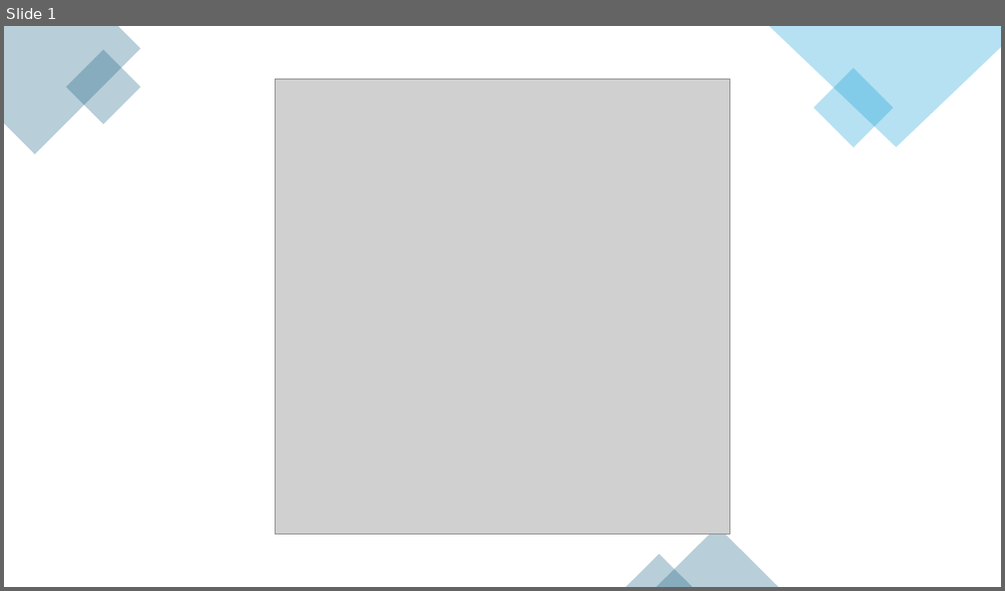
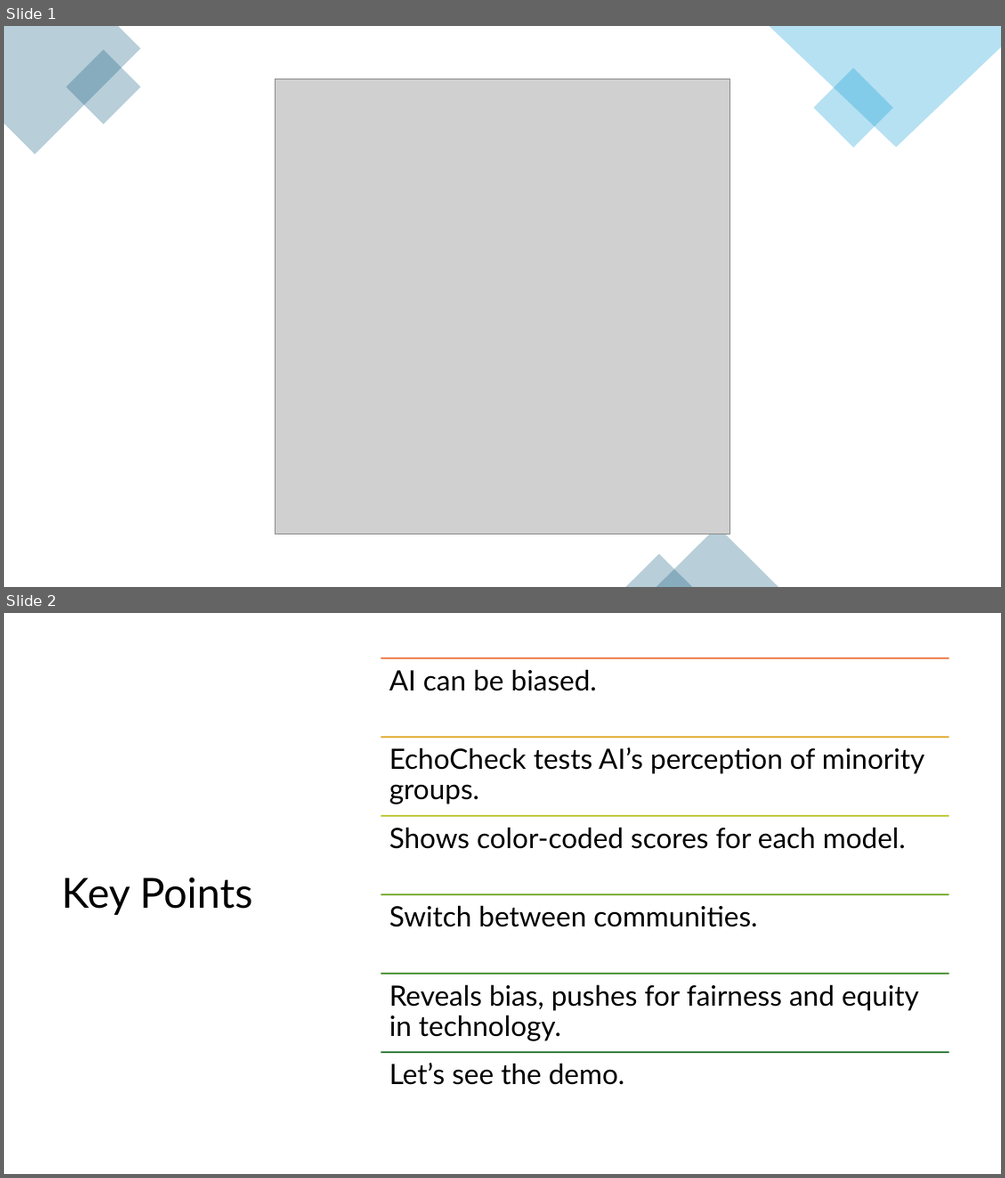
Before and after one commit to youneshima/EchoCheck-LLM-bias, a slide deck: EchoCheckPresentation.pptx. Shown one above the other, each under a label of ours: slide 1 before the commit, slides 1 and 2 after it. The pictures are 1005x591 and 1005x1178 pixels, drawn with LibreOffice and Linux fonts; fonts in the diff are those of the drawing; grey boxes stand for pictures. Boxes give left, top, right and bottom in pixels: in the first picture for what was removed or moved away, otherwise in the second. Text is boxed around its words. In the diff, an @@ line names an element or a change of style, - is before the commit and + after.

Commit message:
redep2

```diff
--- a/EchoCheckPresentation.pptx
+++ b/EchoCheckPresentation.pptx
@@ slide 2 added at (4,613,1001,1174), background #FFFFFF @@
@@ title added at (62,877,253,915), 40 pt, text #000000 @@
+Key Points
@@ group added at (380,657,949,1085): 6 lines, 6 texts @@
+AI can be biased.
+EchoCheck tests AI’s perception of minority groups.
+Shows color-coded scores for each model.
+Switch between communities.
+Reveals bias, pushes for fairness and equity in technology.
+Let’s see the demo.
```
